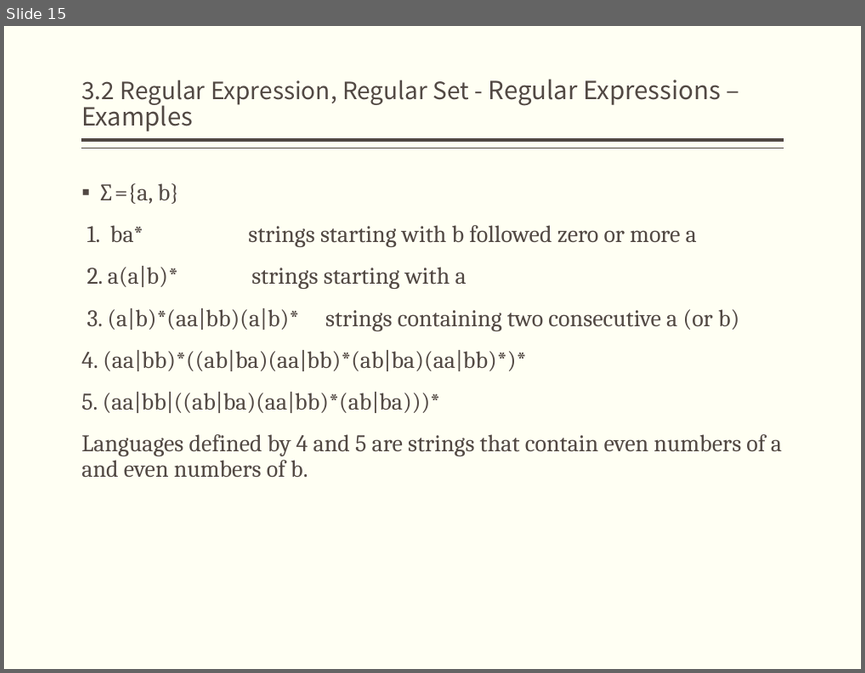
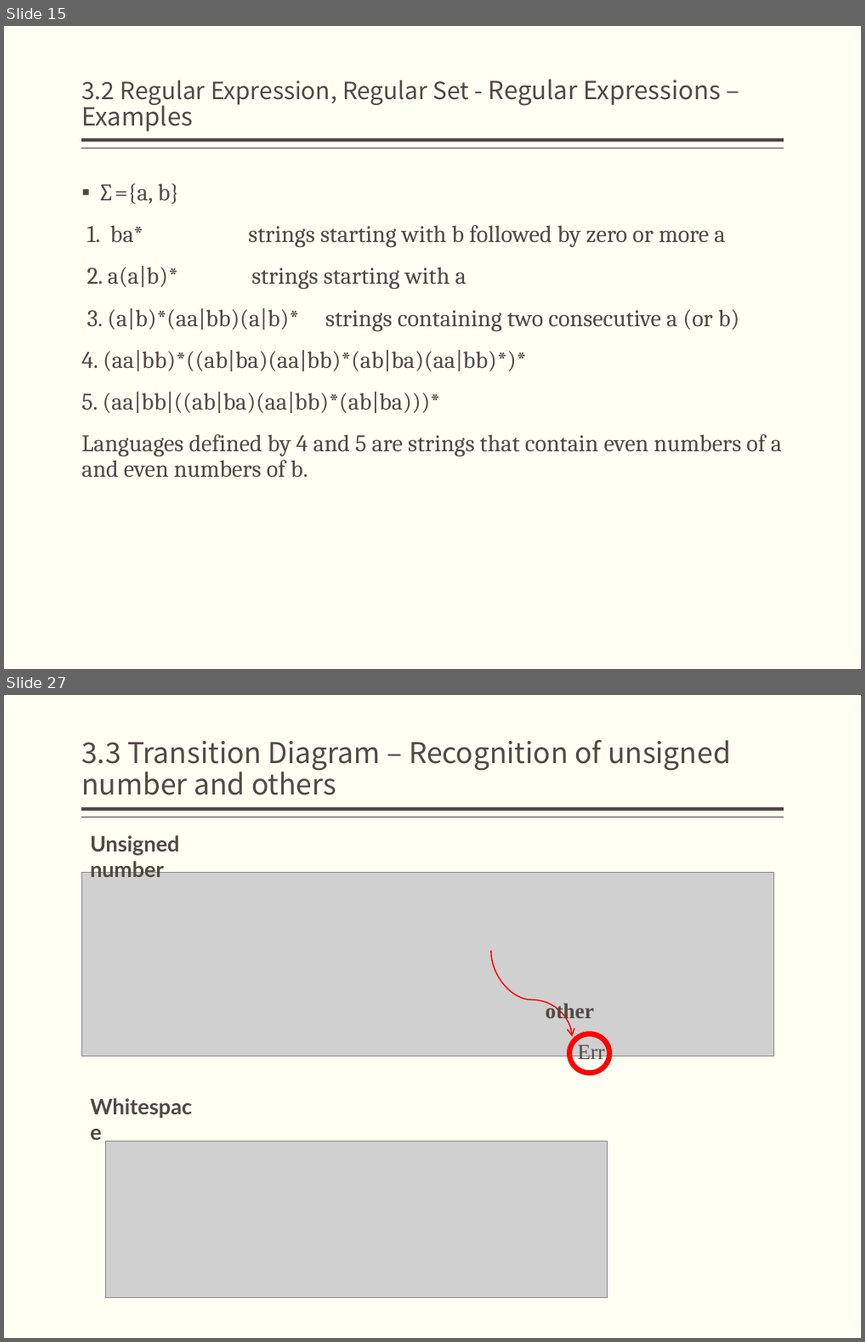
Before and after one commit to bonkboykz/jz81.github.io, a slide deck: course/compiler/LectureNotes/(Spring2017)Lecture3.pptx. Shown one above the other, each under a label of ours: slide 15 before the commit, slides 15 and 27 after it; the slides between them are not shown. The pictures are 865x673 and 865x1342 pixels, drawn with LibreOffice and Linux fonts; fonts in the diff are those of the drawing; grey boxes stand for pictures. Boxes give left, top, right and bottom in pixels: in the first picture for what was removed or moved away, otherwise in the second. Text is boxed around its words. In the diff, an @@ line names an element or a change of style, - is before the commit and + after.

```diff
--- a/course/compiler/LectureNotes/(Spring2017)Lecture3.pptx
+++ b/course/compiler/LectureNotes/(Spring2017)Lecture3.pptx
@@ slide 27 added at (4,695,861,1338), background #FFFFF3; not listed: 2 template elements that a slide beside it also shows @@
@@ title added at (81,740,731,795), 24 pt, text #514843 @@
+3.3 Transition Diagram – Recognition of unsigned number and others
@@ text added at (90,835,179,877), 18 pt, text #514843, bold @@
+Unsigned number
@@ picture added at (82,873,774,1055) @@
@@ group added at (491,950,610,1073): 2 texts, 1 curved arrow, 1 donut @@
+Err
+other
@@ text added at (82,1089,209,1123), 18 pt, text #514843, bold @@
+Whitespace
@@ picture added at (106,1140,608,1298) @@
@@ slide 15 changed as well @@
@@ text at (87,225,725,247): text changed @@
-1. ba* strings starting with b followed zero or more a
+1. ba* strings starting with b followed by zero or more a
```
Also in this commit, not shown: 1 other slide changed, 12 other slides added, 1 other file.
